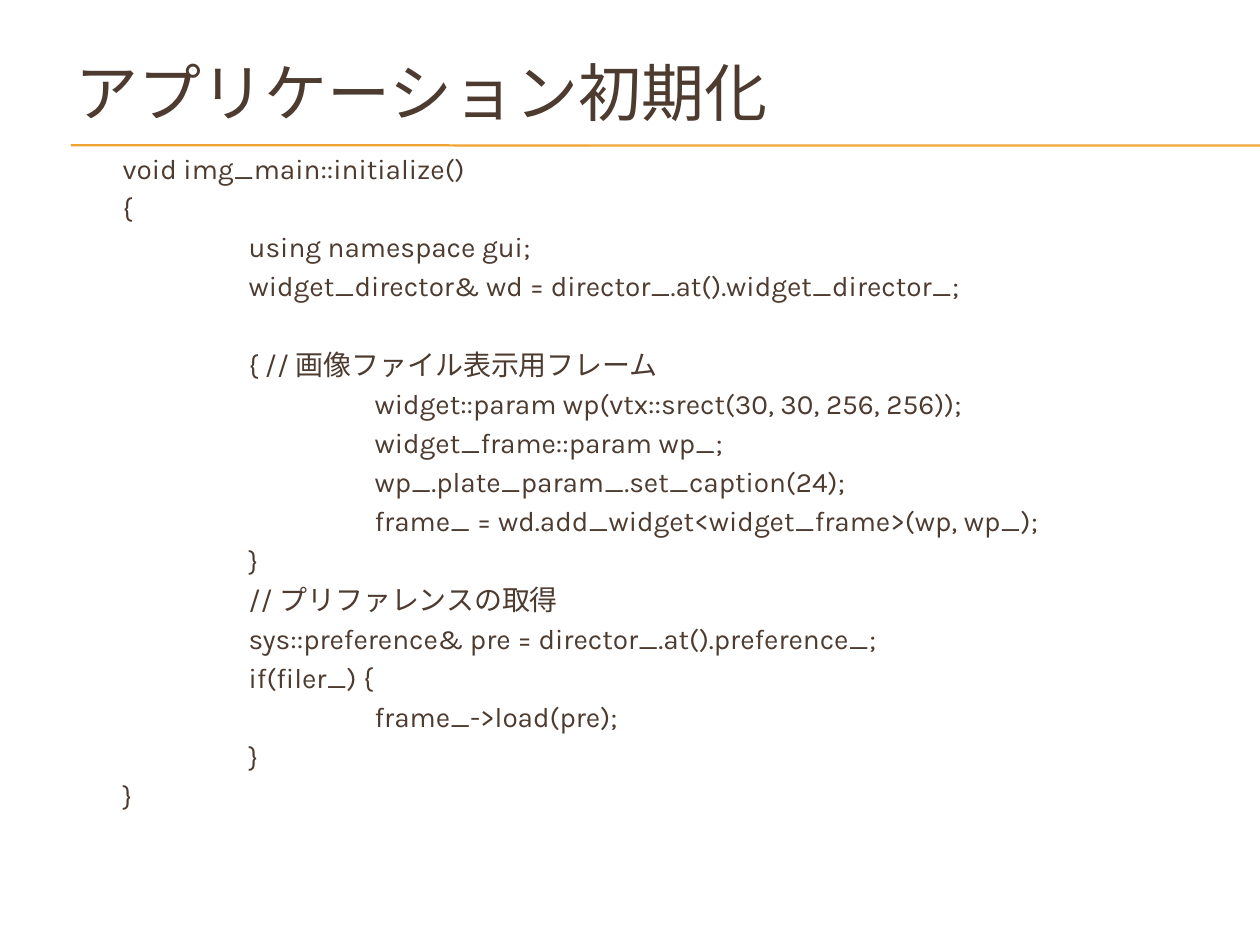
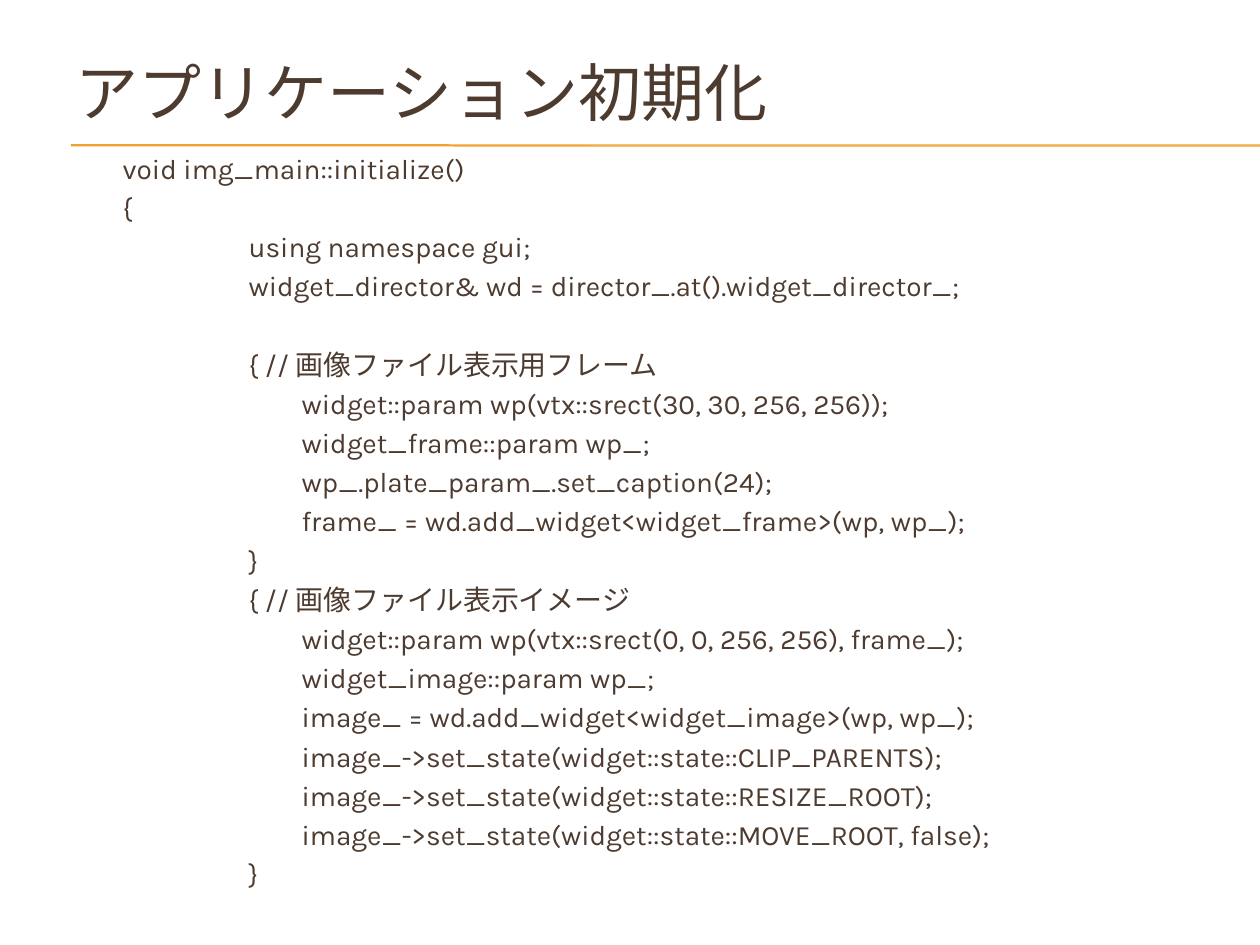
Before and after one commit to hirakuni45/glfw3_app, a slide deck: slide 33 of glfw3_app/docs/GLFW3_OpenGL_GUI.pptx (slide 31 before the commit). Drawn at 1260x945 pixels with LibreOffice and Linux fonts; fonts in the diff are those of the drawing; background and template pictures are left out. Boxes give left, top, right and bottom in pixels: in the first picture for what was removed or moved away, otherwise in the second. Text is boxed around its words. In the diff, an @@ line names an element or a change of style, - is before the commit and + after.

```diff
--- a/glfw3_app/docs/GLFW3_OpenGL_GUI.pptx
+++ b/glfw3_app/docs/GLFW3_OpenGL_GUI.pptx
@@ text at [123,159,989,852]: paragraph removed @@
-}
@@ text at [296,586,989,852]: text changed @@
-// プリファレンスの取得
-sys::preference& pre = director_.at().preference_;
-if(filer_) {
-frame_->load(pre);
+{ // 画像ファイル表示イメージ
+widget::param wp(vtx::srect(0, 0, 256, 256), frame_);
+widget_image::param wp_;
+image_ = wd.add_widget<widget_image>(wp, wp_);
+image_->set_state(widget::state::CLIP_PARENTS);
+image_->set_state(widget::state::RESIZE_ROOT);
+image_->set_state(widget::state::MOVE_ROOT, false);
```
Also in this commit, not shown: 8 other slides changed, 5 slides added, 1 slide removed, 1 other file.
